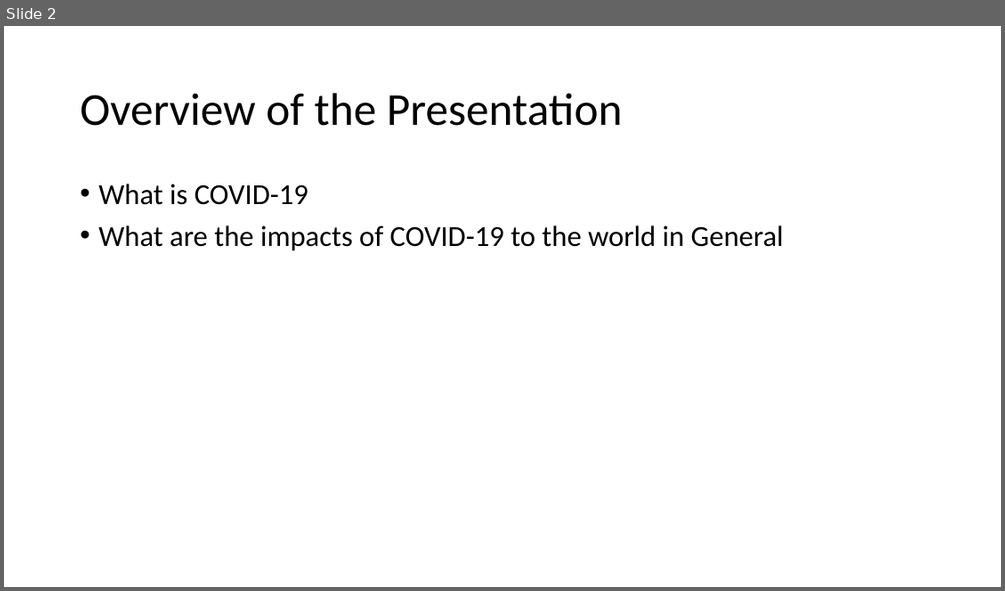
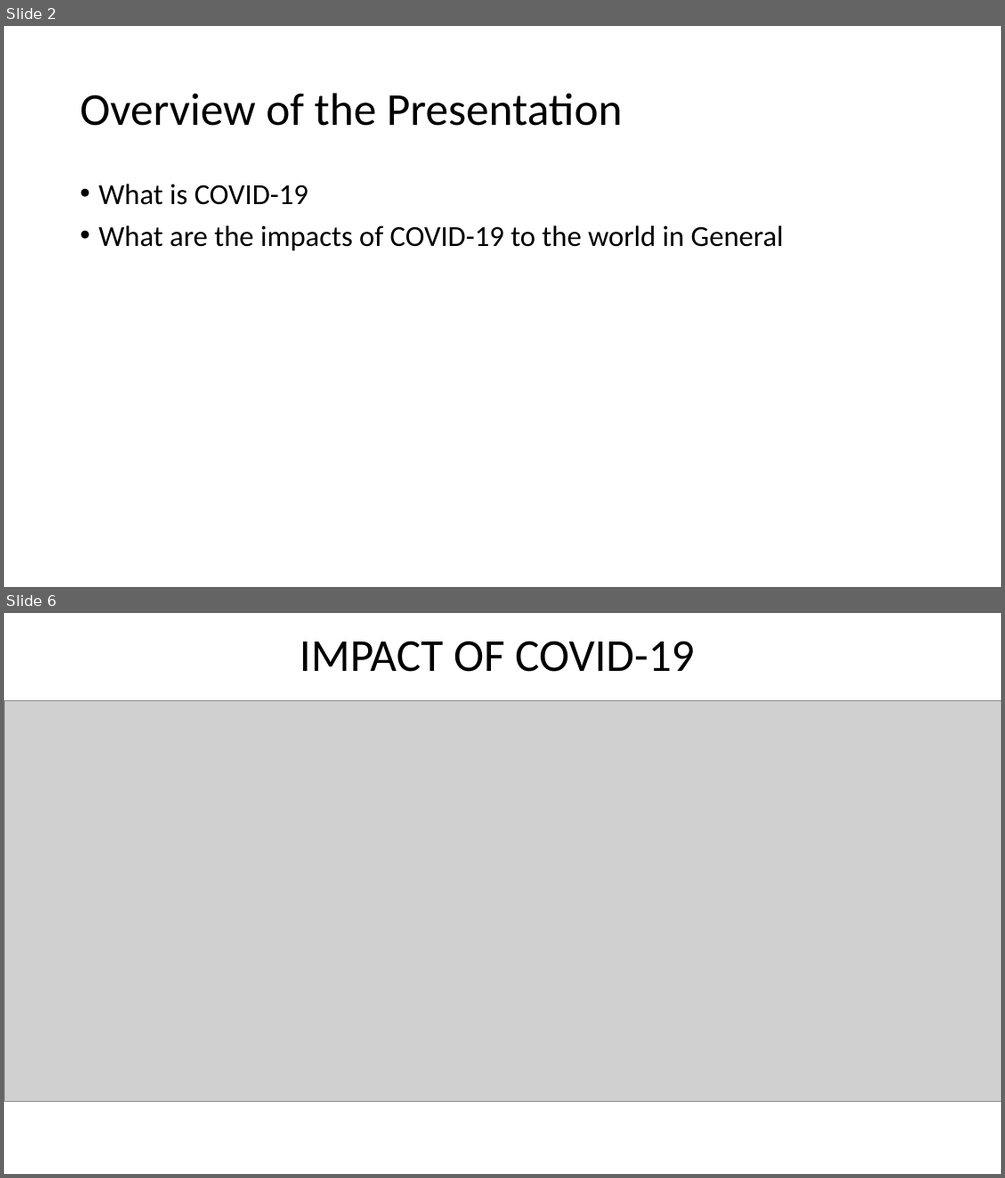
Before and after one commit to engmarkrezk/DFT_FinalProject, a slide deck: DFT finalppt.pptx. Shown one above the other, each under a label of ours: slide 2 before the commit, slides 2 and 6 after it; the slides between them are not shown. The pictures are 1005x591 and 1005x1178 pixels, drawn with LibreOffice and Linux fonts; fonts in the diff are those of the drawing; grey boxes stand for pictures. Boxes give left, top, right and bottom in pixels: in the first picture for what was removed or moved away, otherwise in the second. Text is boxed around its words. In the diff, an @@ line names an element or a change of style, - is before the commit and + after.

Commit message:
More covid-19 information to ppt

```diff
--- a/DFT finalppt.pptx
+++ b/DFT finalppt.pptx
@@ slide 6 added at [4, 613, 1001, 1174], background #FFFFFF @@
@@ title added at [299, 641, 695, 672], 44 pt, text #000000 @@
+IMPACT OF COVID-19
@@ picture added at [4, 700, 1001, 1102] @@
```
Also in this commit, not shown: 2 slides changed, 2 other slides added.
